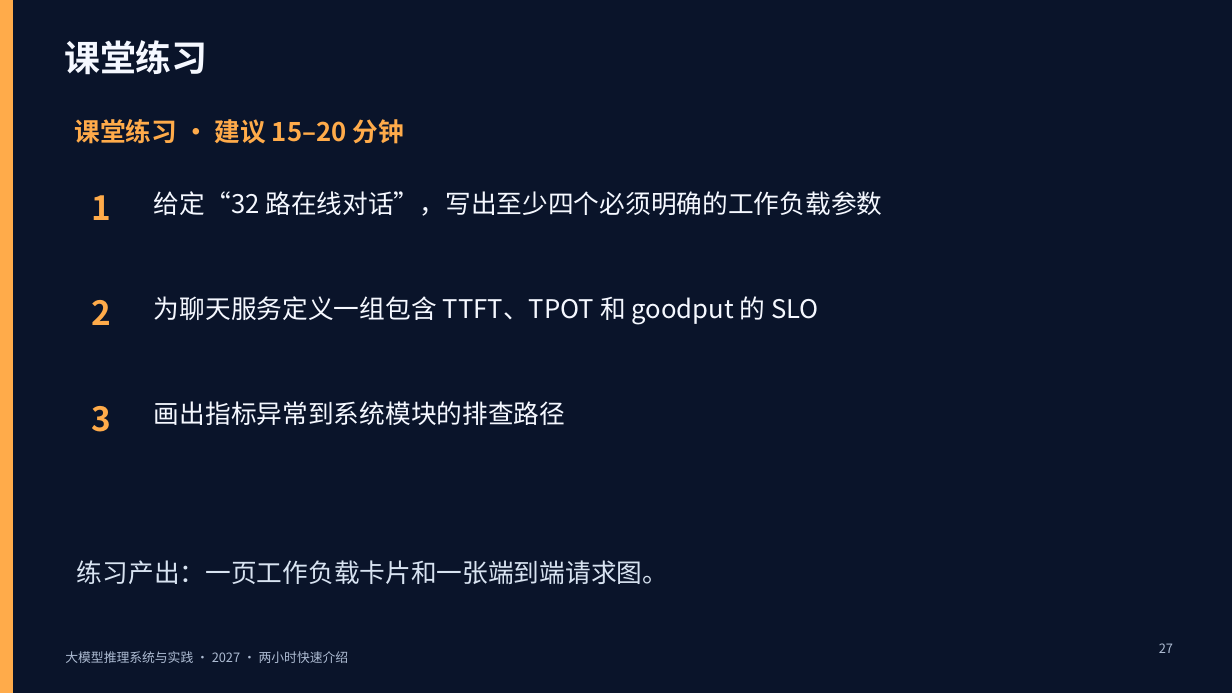
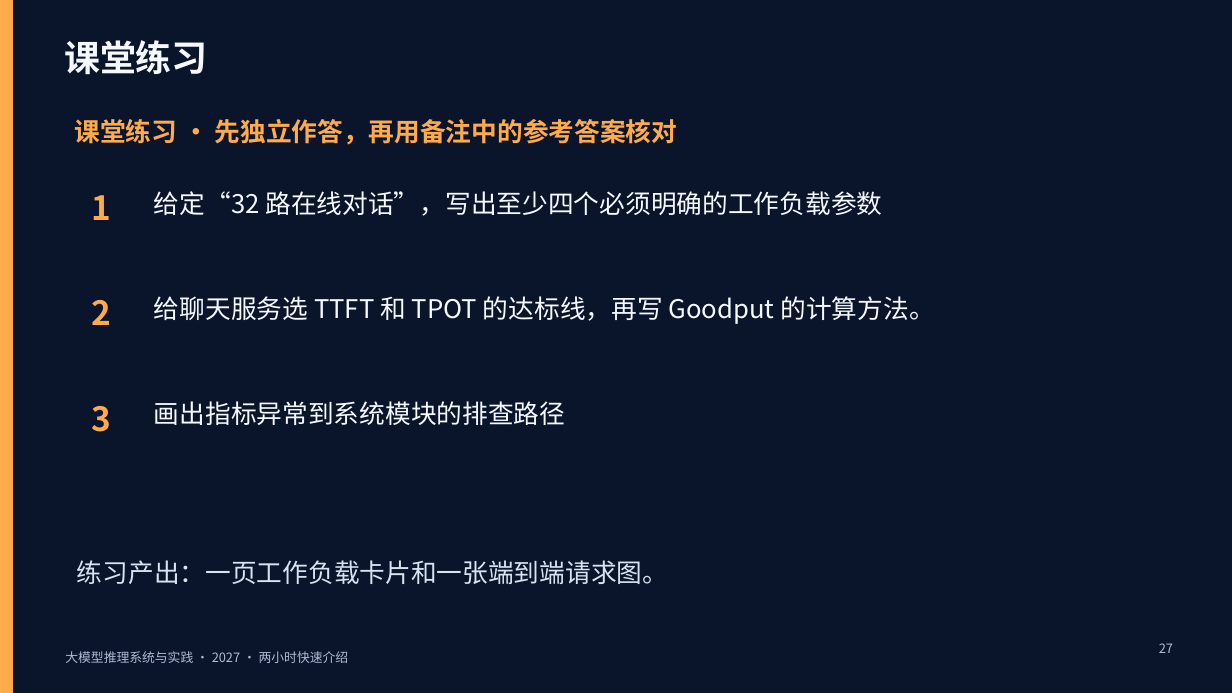
Before and after one commit to vLLM-HUST/intro-to-llm-inference-engines, a slide deck: slide 27 of build/slides/2027/course-overview/LLM推理系统_两小时快速介绍.pptx. Drawn at 1232x693 pixels with LibreOffice and Linux fonts; fonts in the diff are those of the drawing. Boxes give left, top, right and bottom in pixels: in the first picture for what was removed or moved away, otherwise in the second. Text is boxed around its words. In the diff, an @@ line names an element or a change of style, - is before the commit and + after.

```diff
--- a/build/slides/2027/course-overview/LLM推理系统_两小时快速介绍.pptx
+++ b/build/slides/2027/course-overview/LLM推理系统_两小时快速介绍.pptx
@@ text at <box>74,119,678,145</box>: text changed @@
-课堂练习 · 建议 15–20 分钟
+课堂练习 · 先独立作答，再用备注中的参考答案核对
@@ text at <box>154,296,935,324</box>: text changed @@
-为聊天服务定义一组包含 TTFT、TPOT 和 goodput 的 SLO
+给聊天服务选 TTFT 和 TPOT 的达标线，再写 Goodput 的计算方法。
```
Also in this commit, not shown: 14 other slides changed, 1 slide added, 1 slide removed, 10 other files.
